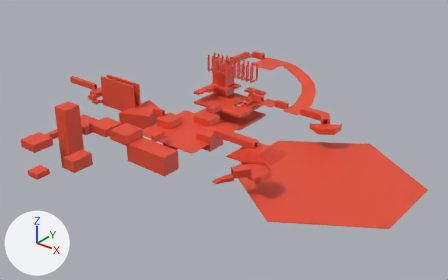
Before and after pictures for a commit that changed the glTF model solanine_vulkan/res/models/wip_dungeon1_blockout.glb.
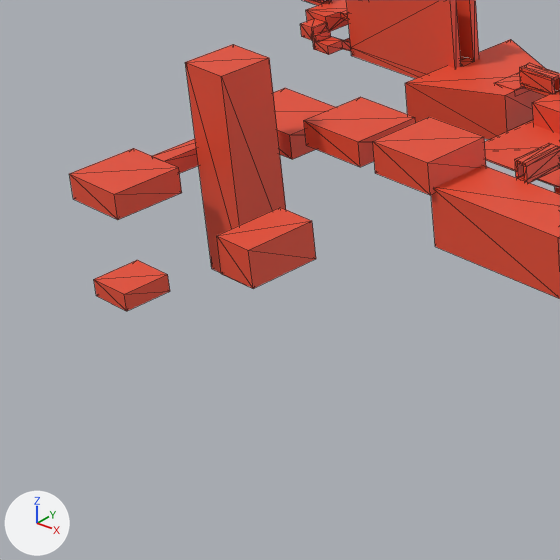
Old and new are each drawn whole from a 50 mm camera at (137.3, -151.4, 95.0) aimed at (16.4, -0.2, 1.3) and again close up on the part from 0% to 37% of the width and 32% to 90% of the height. The lights are fixed; the arrows at lower left show +X, +Y and +Z. The close-ups show mesh edges as thin lines. Vertices at the same position are counted once.
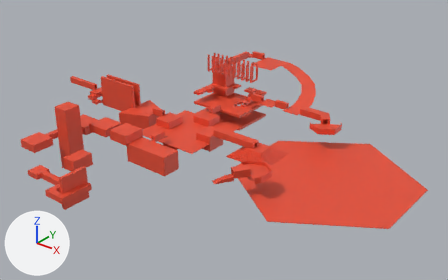
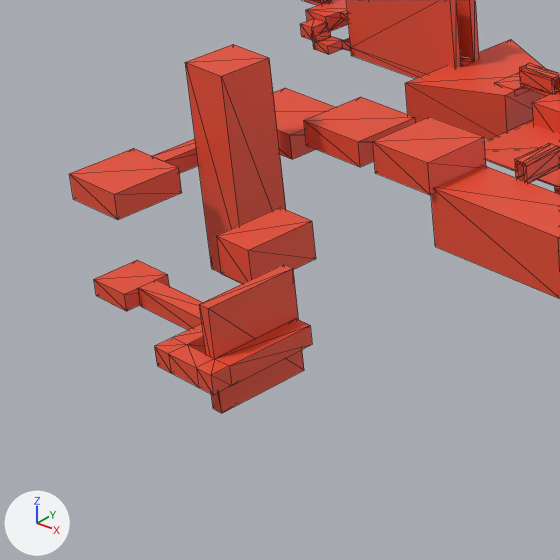
Boxes (x1, y1, x2, y2) around the edits, measured in the close-ups (560 x 560 px):
'Cube.015', reshaped: before (69, 0, 560, 311); after (69, 0, 560, 413)
part 1 of me_cube_017, added (red): after (199, 264, 304, 413)
part 2 of me_cube_017, added (red): after (139, 280, 312, 395)

The change, as a list of edits to the scene's bpy script:
```text
Change me_cube_017:
    used by ob_cube_015; location = (0.0, 0.0, 0.0)
    remove me_cube_017.from_pydata(...)  # 1452 vertices, 2640 faces; spans x -64.5..84.2, y -54.3..51.6, z -10.6..20.0
    add me_cube_017.from_pydata(...)  # 1496 vertices, 2720 faces; spans x -64.5..84.2, y -58.5..51.6, z -10.6..20.0
    me_cube_017 part 1: a new loose piece, a box spanning x -1.2..0.0, y -56.5..-47.1, z -5.8..4.9, in mat_regular (red #e74d32)
    me_cube_017 part 2: a new loose piece of 36 vertices spanning x -15.9..2.0, y -58.5..-47.4, z -2.2..-0.2, in mat_regular (red #e74d32)
```
